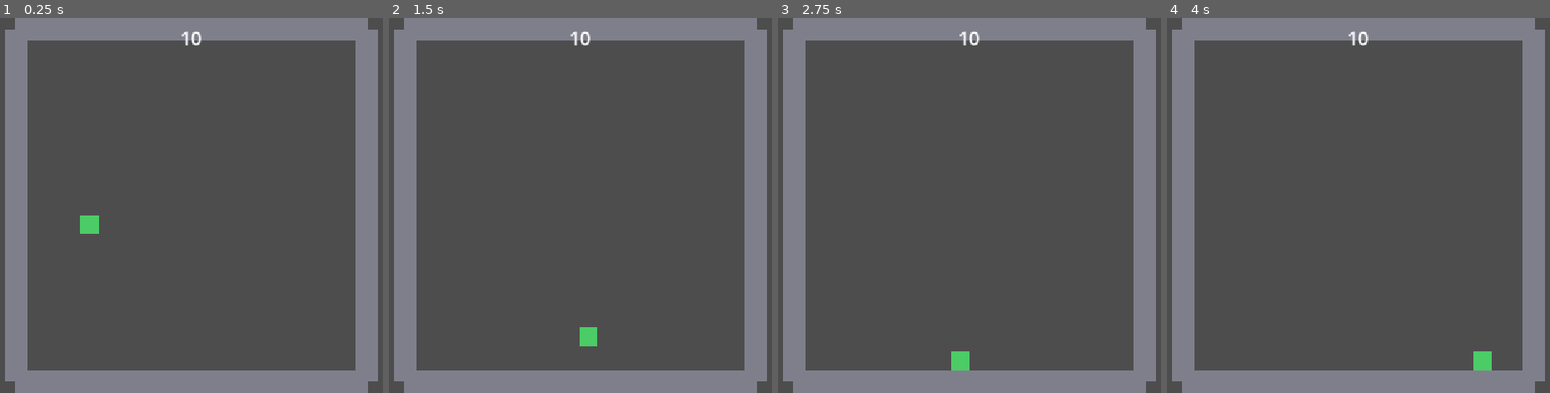
Above: before the commit, frames 1-4 (left to right).
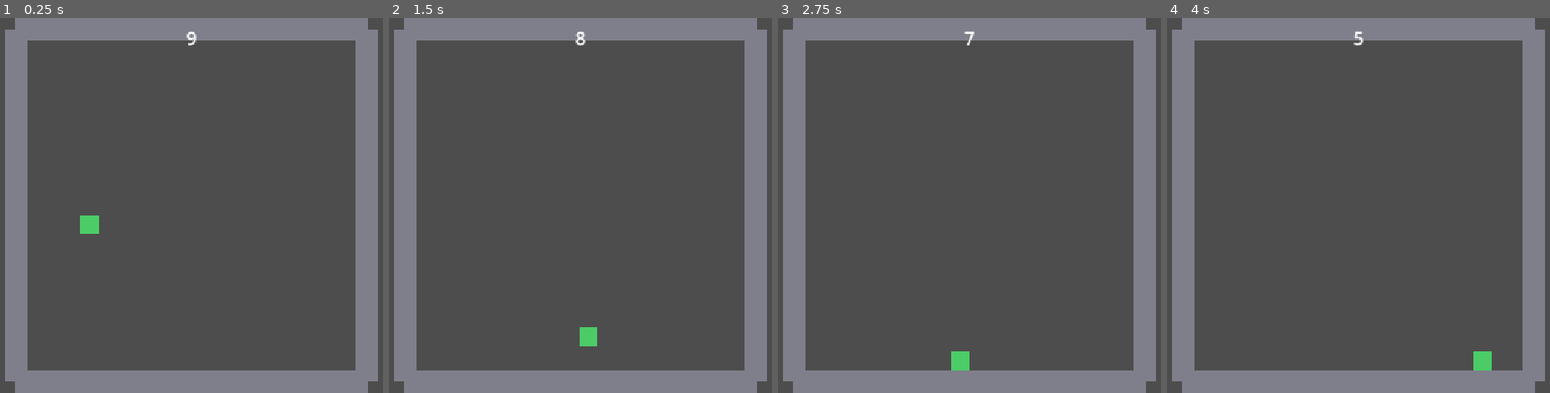
Above: after the commit, the same moments.

Repository: swan-eternal/clockwork
Game: Godot game, scene res://scenes/main.tscn
Two runs of this game, one before a commit and one after it. Both use one fixed random seed, a clock stepped at 60 frames per second and the inputs below.
Inputs:
- Up to frame 1 (0.25 s): no input
- Up to frame 2 (1.5 s): tap Enter (ui_accept) at 0.5, 0.77 s; hold Right (ui_right) from 0.53 s (still down)
- Up to frame 3 (2.75 s): tap Enter (ui_accept) at 1.52 s; release Right (ui_right) at 2.03 s; hold Left (ui_left) from 2.03 s (still down)
- Up to frame 4 (4 s): release Left (ui_left) at 2.78 s; hold Right (ui_right) from 2.78 s (still down); tap Enter (ui_accept) at 3.02, 3.77 s

The runs differ from the first frame. In frame 1, 0.1% of the frame differs, in the area x 47-53%, y 3-8%; in frame 2, 0.1%; in frame 3, 0.1%; in frame 4, 0.1%.

Commit message:
Fix clock_ui.tscn: attach clock_ui.gd script to ClockUI node
The ext_resource was declared but I forgot the
`script = ExtResource("1_clock")` line on the CanvasLayer node,
so _process never ran and the label stayed at its initial '10'
from the scene. One-line fix.

Diff:
--- a/scenes/clock_ui.tscn
+++ b/scenes/clock_ui.tscn
@@ -3,6 +3,7 @@
 [ext_resource type="Script" path="res://scripts/clock_ui.gd" id="1_clock"]
 
 [node name="ClockUI" type="CanvasLayer"]
+script = ExtResource("1_clock")
 
 [node name="Label" type="Label" parent="."]
 offset_left = 526.0
